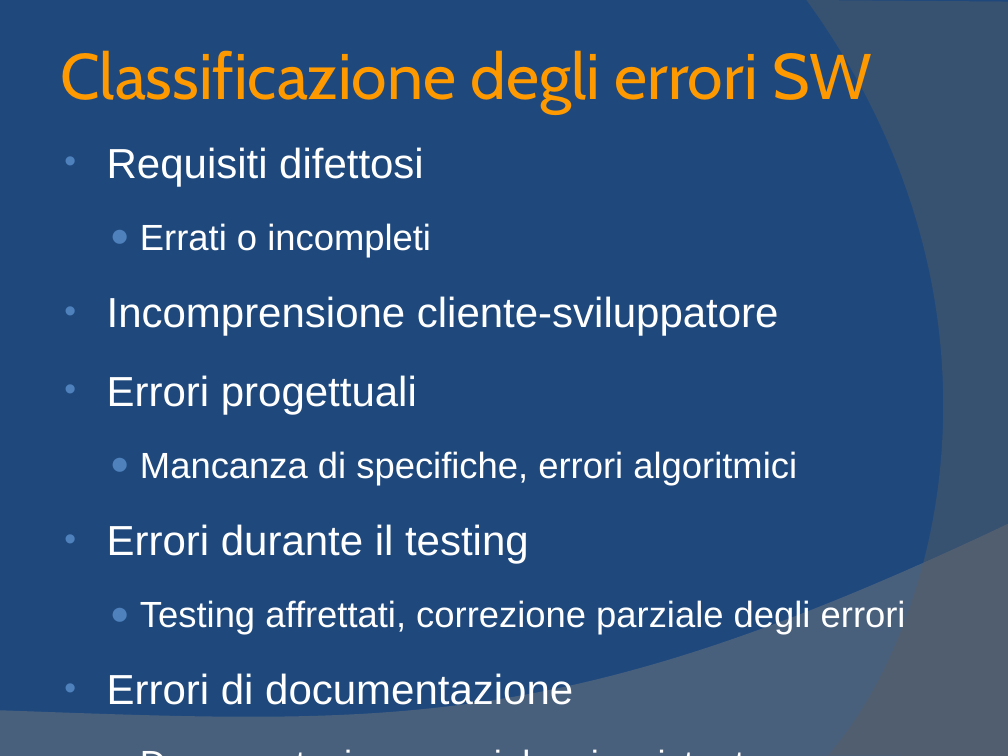
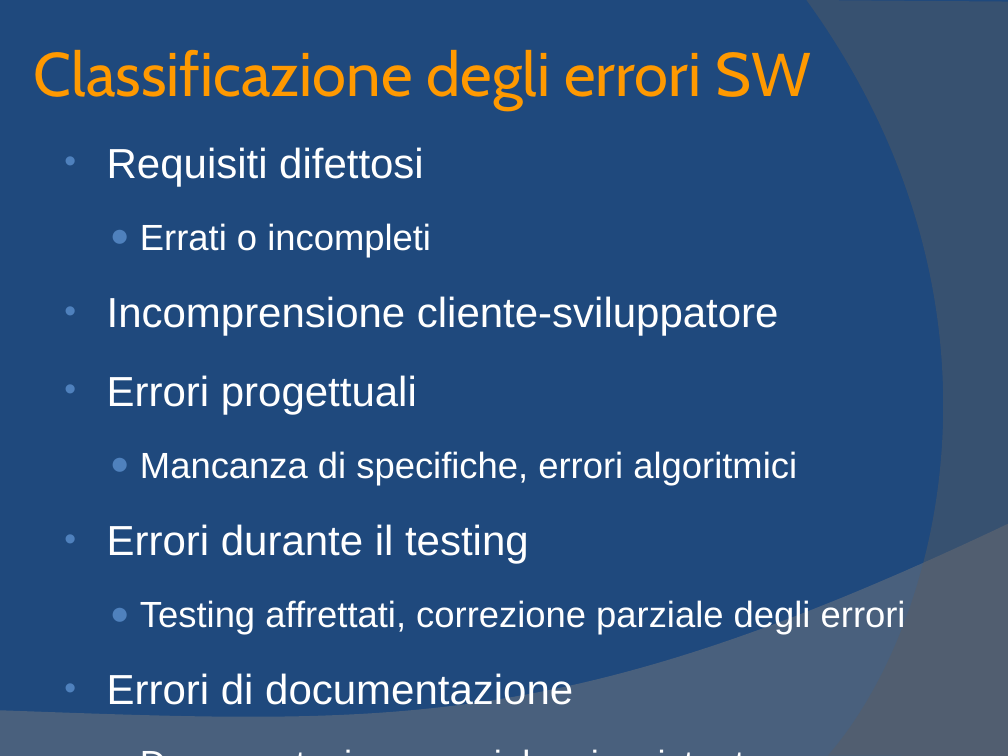
Before and after one commit to yan0z/ISW, a slide deck: slide 13 of Quesito 2 Team/Gruppo01TeamSoftwareRevolutionMetrica.odp. Drawn at 1008x756 pixels with LibreOffice and Linux fonts; fonts in the diff are those of the drawing. Boxes give left, top, right and bottom in pixels: in the first picture for what was removed or moved away, otherwise in the second. Text is boxed around its words. In the diff, an @@ line names an element or a change of style, - is before the commit and + after.

```diff
--- a/Quesito 2 Team/Gruppo01TeamSoftwareRevolutionMetrica.odp
+++ b/Quesito 2 Team/Gruppo01TeamSoftwareRevolutionMetrica.odp
@@ title "Classificazione degli errori SW": place and size @@
-title "Classificazione degli errori SW" at [60,50,872,113]
+title "Classificazione degli errori SW" at [34,49,811,110]
@@ title "Classificazione degli errori SW" at [34,49,811,110]: size 46 to 44 pt @@
```
Also in this commit, not shown: 3 other slides changed.
